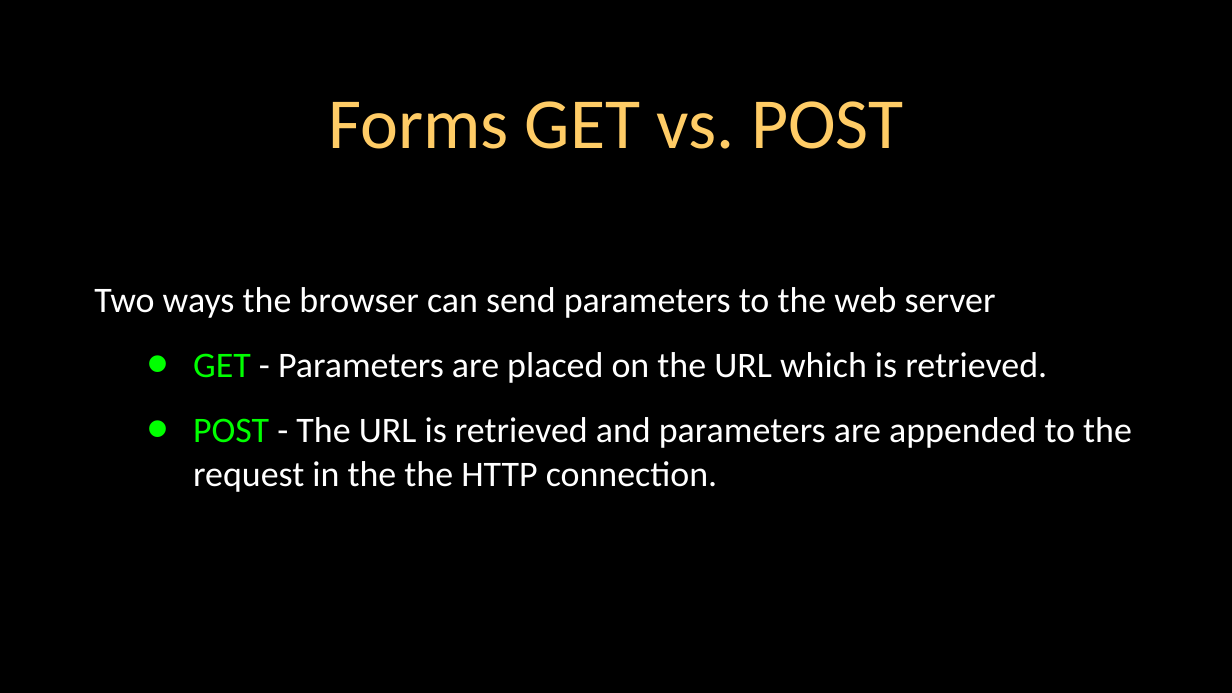
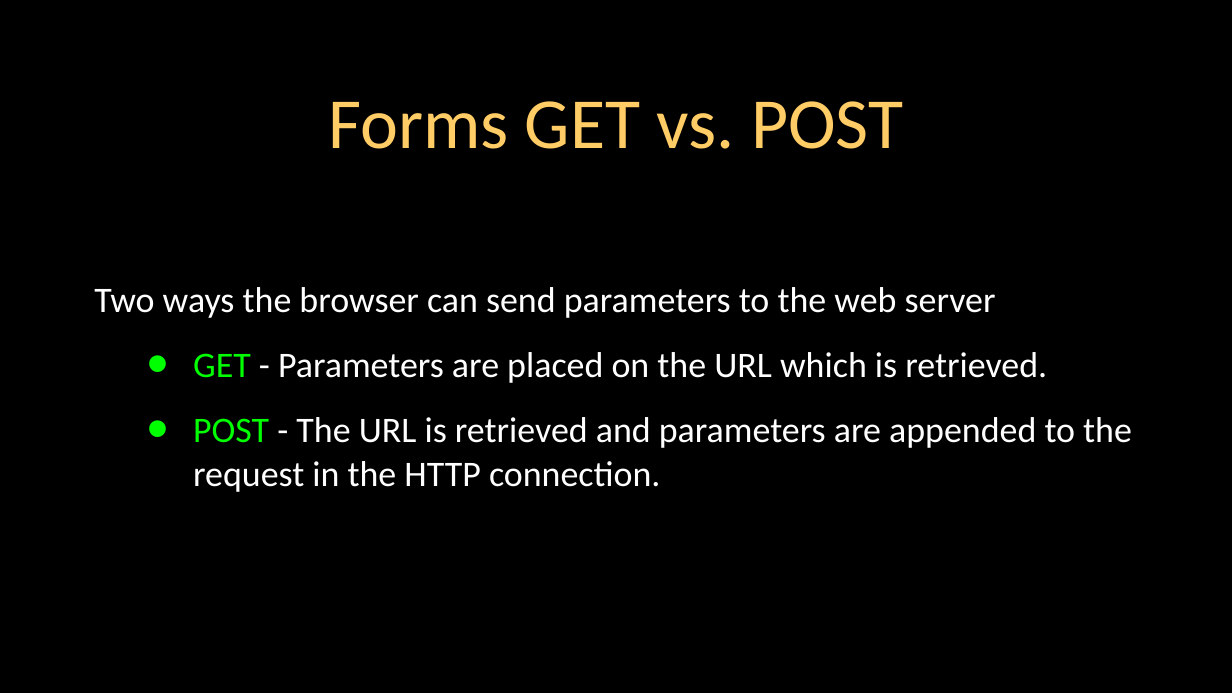
Before and after one commit to csev/wa4e, a slide deck: slide 11 of lectures/PHP-04-Forms.ppt. Drawn at 1232x693 pixels with LibreOffice and Linux fonts; fonts in the diff are those of the drawing. Boxes give left, top, right and bottom in pixels: in the first picture for what was removed or moved away, otherwise in the second. Text is boxed around its words. In the diff, an @@ line names an element or a change of style, - is before the commit and + after.

```diff
--- a/lectures/PHP-04-Forms.ppt
+++ b/lectures/PHP-04-Forms.ppt
@@ text at (193, 417, 1132, 492): text changed @@
-    • POST - The URL is retrieved and parameters are appended to the request in the the HTTP connection.
+    • POST - The URL is retrieved and parameters are appended to the request in the HTTP connection.
```
Also in this commit, not shown: 2 other slides changed.
